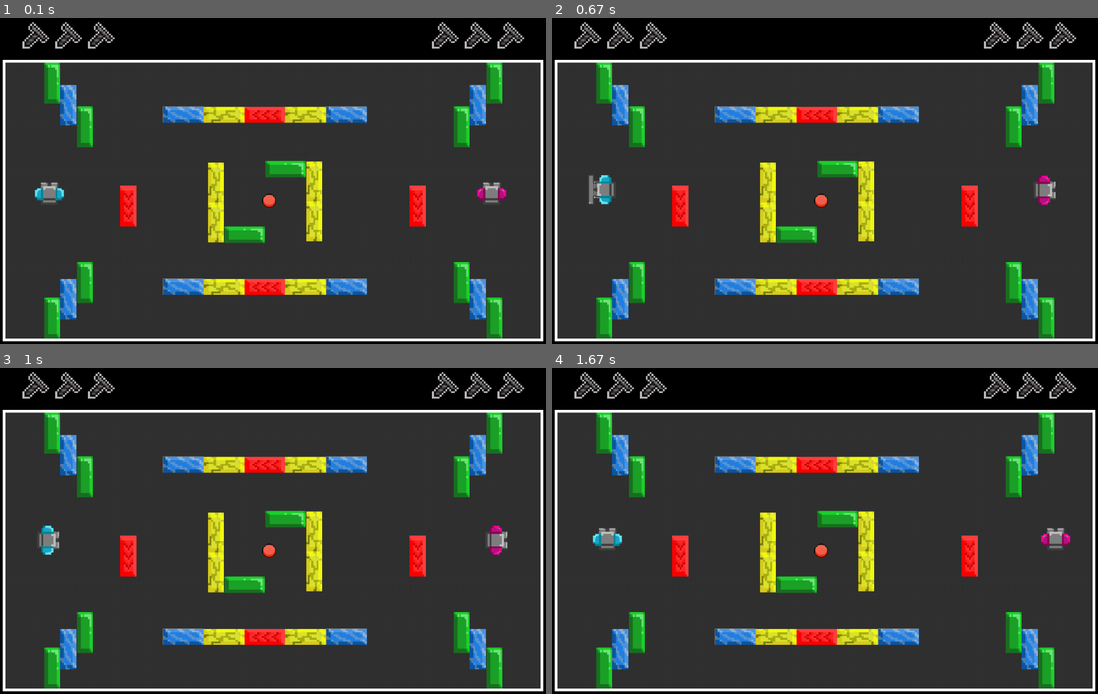
Above: before the commit, frames 1-4 (two rows, left to right).
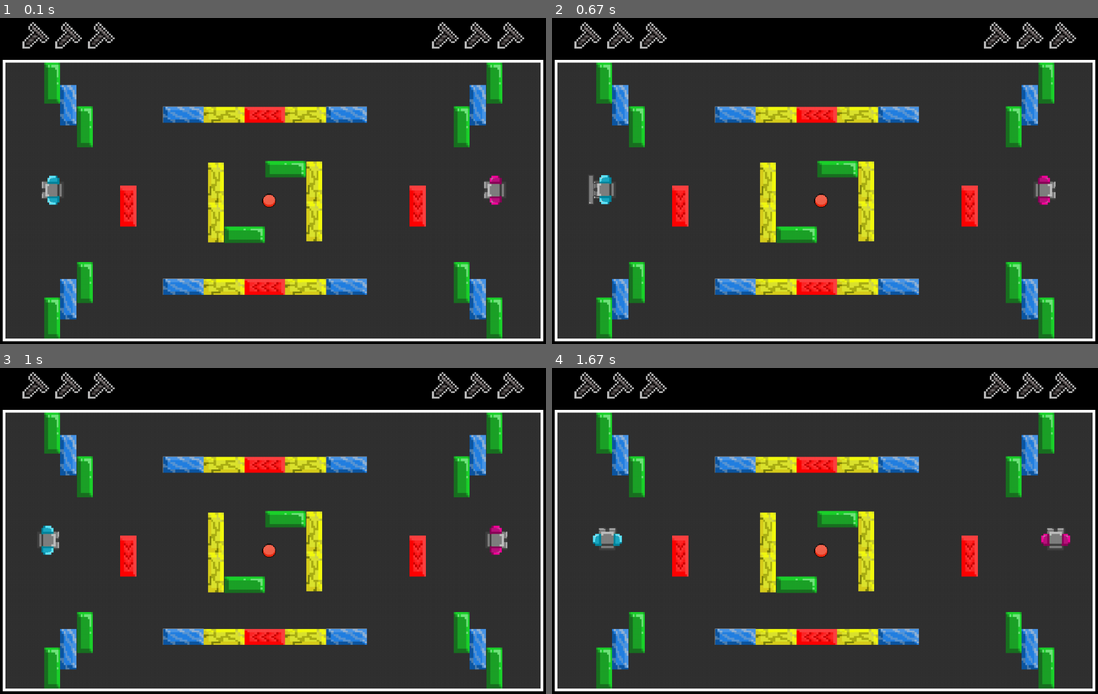
Above: after the commit, the same moments.

Repository: klissiadev/dodgebot_pygame
Game: pygame game, started from dodgebots-pygame.py
The game is run twice, just before and just after one commit, with the same random seed, the same clock (stepped at 60 frames per second) and the same inputs.
Inputs:
- Up to frame 1 (0.1 s): no input
- Up to frame 2 (0.67 s): hold E from 0.33 s (still down); hold Right from 0.33 s (still down)
- Up to frame 3 (1 s): release E at 0.8 s; release Right at 0.8 s; hold Right from 0.83 s (still down); hold D from 0.83 s (still down)
- Up to frame 4 (1.67 s): release Right at 1.3 s; release D at 1.3 s; hold Up 1.33-1.63 s; hold W 1.33-1.63 s

The runs differ from the first frame. In frame 1, 0.5% of the frame differs, in the area x 6-93%, y 48-58%; in frame 2, nothing differs; in frame 3, nothing differs; in frame 4, nothing differs.

Commit message:
Players defense collision, music and defense animation only when space key or e key are pressed added

Diff:
--- a/dodgebots-pygame.py
+++ b/dodgebots-pygame.py
@@ -34,10 +34,11 @@
         screw_y = 10
         screen.blit(screw_img, (screw_x, screw_y))
 
-
+# ball size
 BALL_WIDTH = 25
 BALL_HEIGHT = 25
 BALL_RADIUS = BALL_WIDTH / 2
+
 
 class Ball:
     def __init__(self, x, y):
@@ -122,6 +123,10 @@
 ball = Ball(480, 325)
 blocks = bc.create_blocks()
 
+# play music
+dodging_theme = pygame.mixer.Sound('F:/dodgebot_pygame/assets/DODGING!.mp3')
+dodging_theme.play(-1)
+
 while running:
     screen.fill(COLOR_BLACK)
 
--- a/util/players.py
+++ b/util/players.py
@@ -38,6 +38,7 @@
         self.controls = controls  # Set controls
         self.holding_ball = False
         self.defending = False
+        self.DEFENSE_DISTANCE = 50
 
     def move(self, keys, blocks, ball):
         dx, dy = 0, 0
@@ -59,7 +60,6 @@
             self.x -= dx
             self.y -= dy
             self.rect.topleft = (self.x, self.y)
-        self.rect.topleft = (self.x, self.y)
 
         if self.rect.left < BORDER_THICKNESS:
             self.rect.left = BORDER_THICKNESS + 5
@@ -77,6 +77,55 @@
             if self.rect.colliderect(block.rect):
                 return True
         return False
+
+    def check_defense(self, ball):
+        defense_buffer = 10
+        defense_width = 20
+        defense_height = 30
+
+        distance_x = abs(self.rect.centerx - ball.rect.centerx)
+        distance_y = abs(self.rect.centery - ball.rect.centery)
+
+        if distance_x > self.DEFENSE_DISTANCE or distance_y > self.DEFENSE_DISTANCE:
+            return
+
+        self.defense1 = pygame.Rect(
+            self.rect.right - defense_buffer, self.rect.centery - defense_height // 2,
+            defense_width, defense_height)
+
+        self.defense2 = pygame.Rect(
+            self.rect.left + defense_buffer, self.rect.centery - defense_height // 2,
+            defense_width, defense_height)
+
+        self.defense_up = pygame.Rect(
+            self.rect.centerx - defense_width // 2,
+            self.rect.top - defense_height - defense_buffer,
+            defense_width,
+            defense_height
+        )
+
+        self.defense_down = pygame.Rect(
+            self.rect.centerx - defense_width // 2,
+            self.rect.bottom + defense_buffer,
+            defense_width,
+            defense_height
+        )
+
+        if ball.rect.colliderect(self.defense1):
+            ball.speed_x = 5
+            return
+
+        if ball.rect.colliderect(self.defense2):
+            ball.speed_x = -5
+            return
+
+        if ball.rect.colliderect(self.defense_up):
+            ball.speed_x = -5
+            return
+
+        if ball.rect.colliderect(self.defense_down):
+            ball.speed_x = -5
+            return
 
     def check_holdingball(self, ball):
         if self.rect.colliderect(ball.rect) and not ball.in_move:
@@ -108,9 +157,19 @@
                 self.define_ball_position(ball)
                 ball.in_move = True
                 self.holding_ball = False
-            else:
+            if not self.holding_ball:
                 self.image = self.images['defense']
                 self.flip_image()
+                self.check_defense(ball)
+        else:
+                if self.orientation == "Left":
+                    self.image = self.images['normal_left']
+                elif self.orientation == "Right":
+                    self.image = self.images['normal_right']
+                elif self.orientation == "Up":
+                    self.image = self.images['normal']
+                elif self.orientation == "Down":
+                    self.image = self.images['normal_down']
 
 
     def define_ball_position(self, ball):
Not shown, added: assets/DODGING!.mp3
